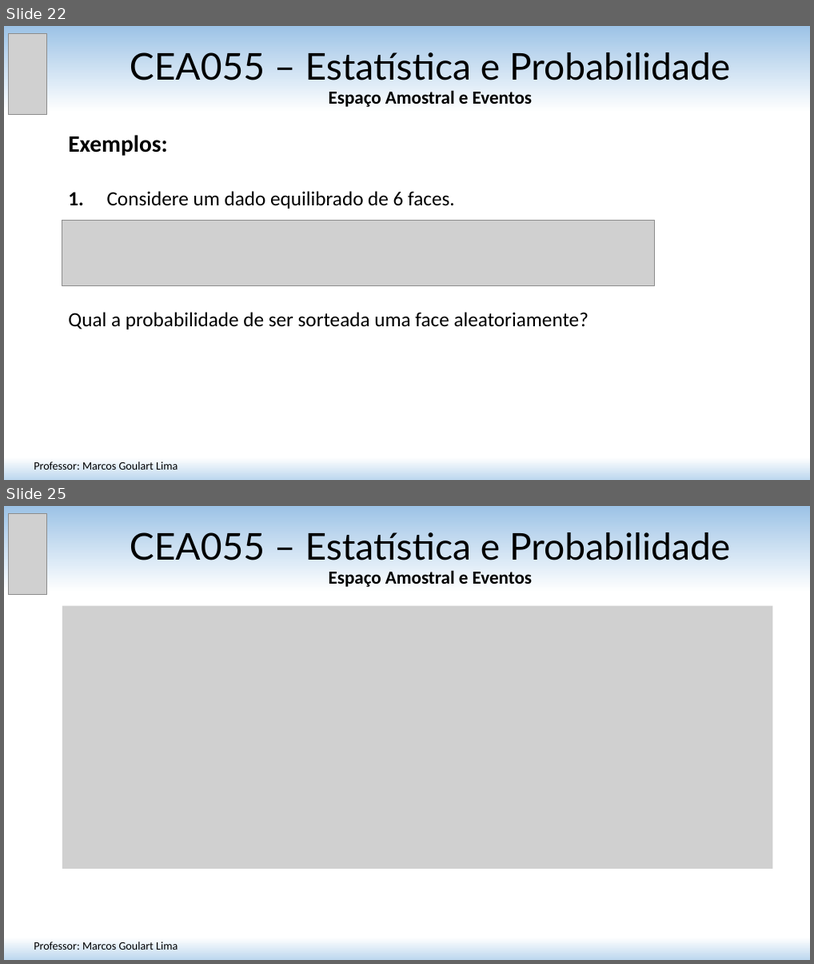
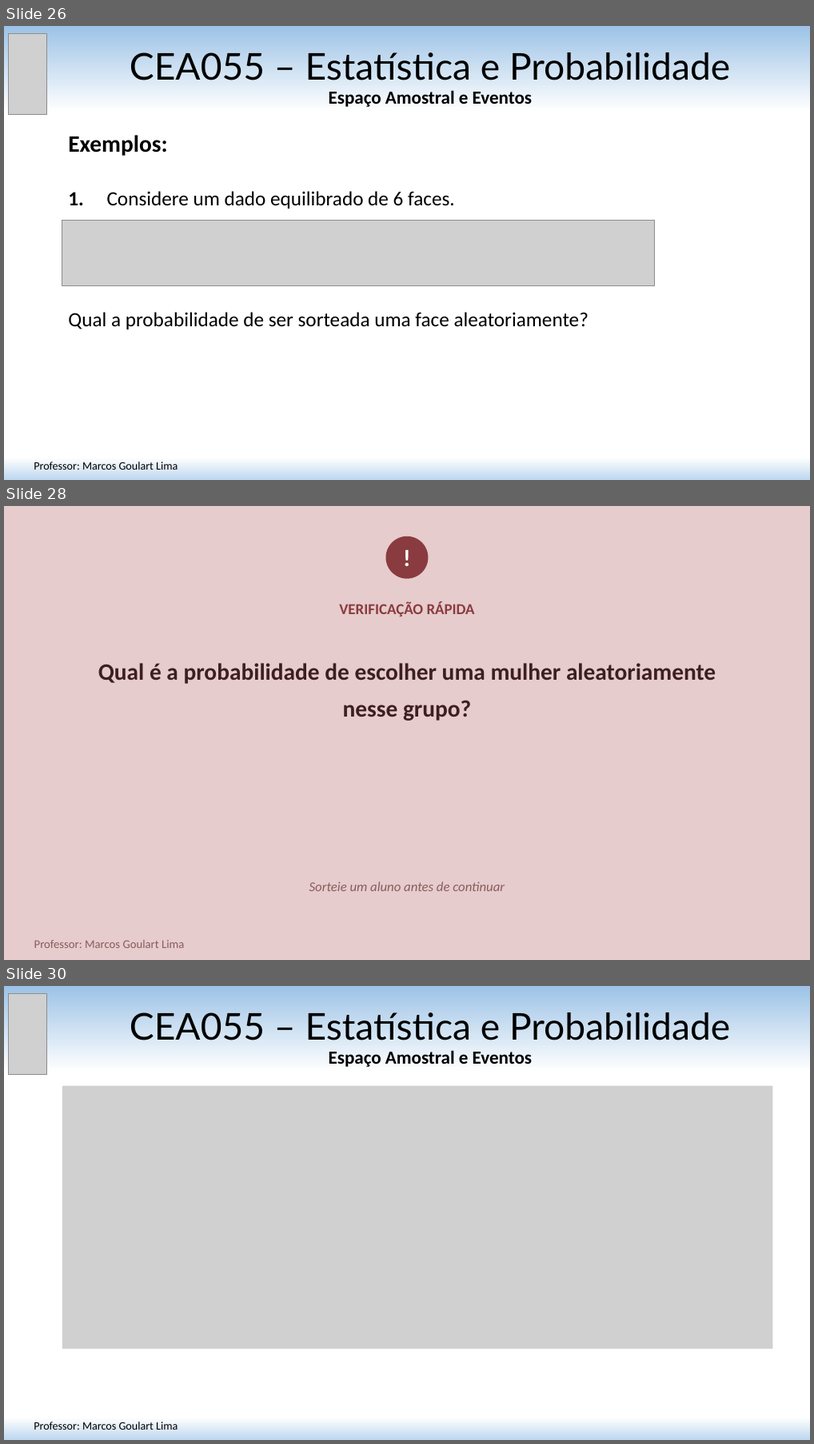
Before and after one commit to matmarcos/minhas-aulas, a slide deck: content/2026-2/cea055-estatistica-probabilidade/03-introducao-probabilidade/Aula_03_Introducao_Probabilidade.pptx. Shown one above the other, each under a label of ours: slides 22 and 25 before the commit, slides 26, 28 and 30 after it; the slides between them are not shown. The pictures are 814x964 and 814x1444 pixels, drawn with LibreOffice and Linux fonts; fonts in the diff are those of the drawing; grey boxes stand for pictures. Boxes give left, top, right and bottom in pixels: in the first picture for what was removed or moved away, otherwise in the second. Text is boxed around its words. In the diff, an @@ line names an element or a change of style, - is before the commit and + after.

Commit message:
Atualiza slides da Aula 3 (32 slides: revisao do professor + 4 slides de verificacao)

```diff
--- a/content/2026-2/cea055-estatistica-probabilidade/03-introducao-probabilidade/Aula_03_Introducao_Probabilidade.pptx
+++ b/content/2026-2/cea055-estatistica-probabilidade/03-introducao-probabilidade/Aula_03_Introducao_Probabilidade.pptx
@@ slide 28 added at (4, 506, 810, 960), background #E6CCCC @@
@@ ellipse added at (386, 536, 429, 579), fill #8A3B3F, 28 pt, text #FFFFFF, bold @@
+!
@@ text added at (339, 602, 475, 616), 18 pt, text #8A3B3F, bold @@
+VERIFICAÇÃO RÁPIDA
@@ text added at (98, 663, 716, 720), 28 pt, text #3D1F21, bold @@
+Qual é a probabilidade de escolher uma mulher aleatoriamente nesse grupo?
@@ text added at (310, 881, 505, 891), 16 pt, text #8A5C5E, italic @@
+Sorteie um aluno antes de continuar
@@ text added at (34, 940, 184, 948), 14 pt, text #8A5C5E @@
+Professor: Marcos Goulart Lima
@@ what was slide 22 is now slide 26 @@
@@ what was slide 25 is now slide 30 @@
```
Also in this commit, not shown: 12 slides changed, 4 other slides added, 3 other files.
